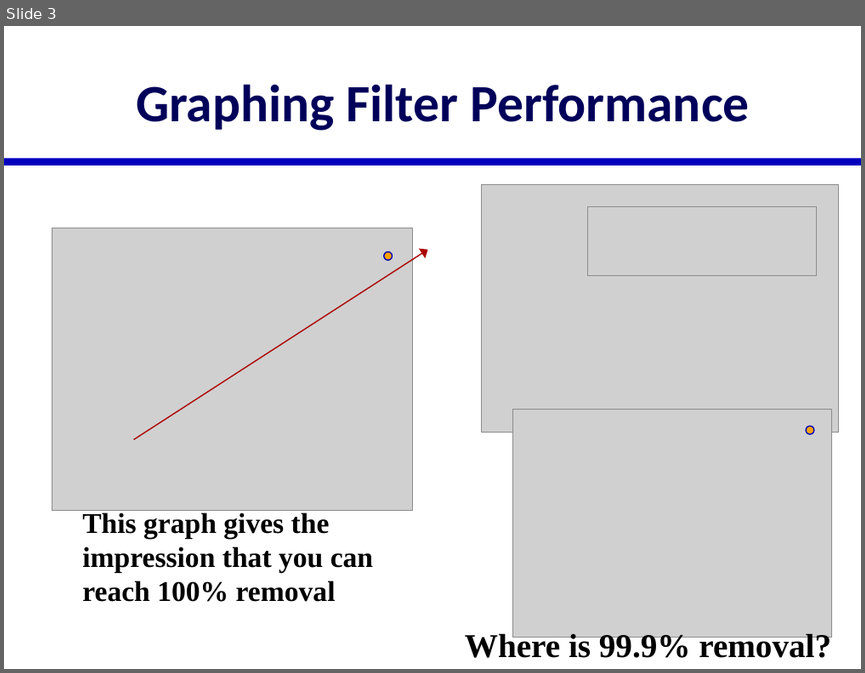
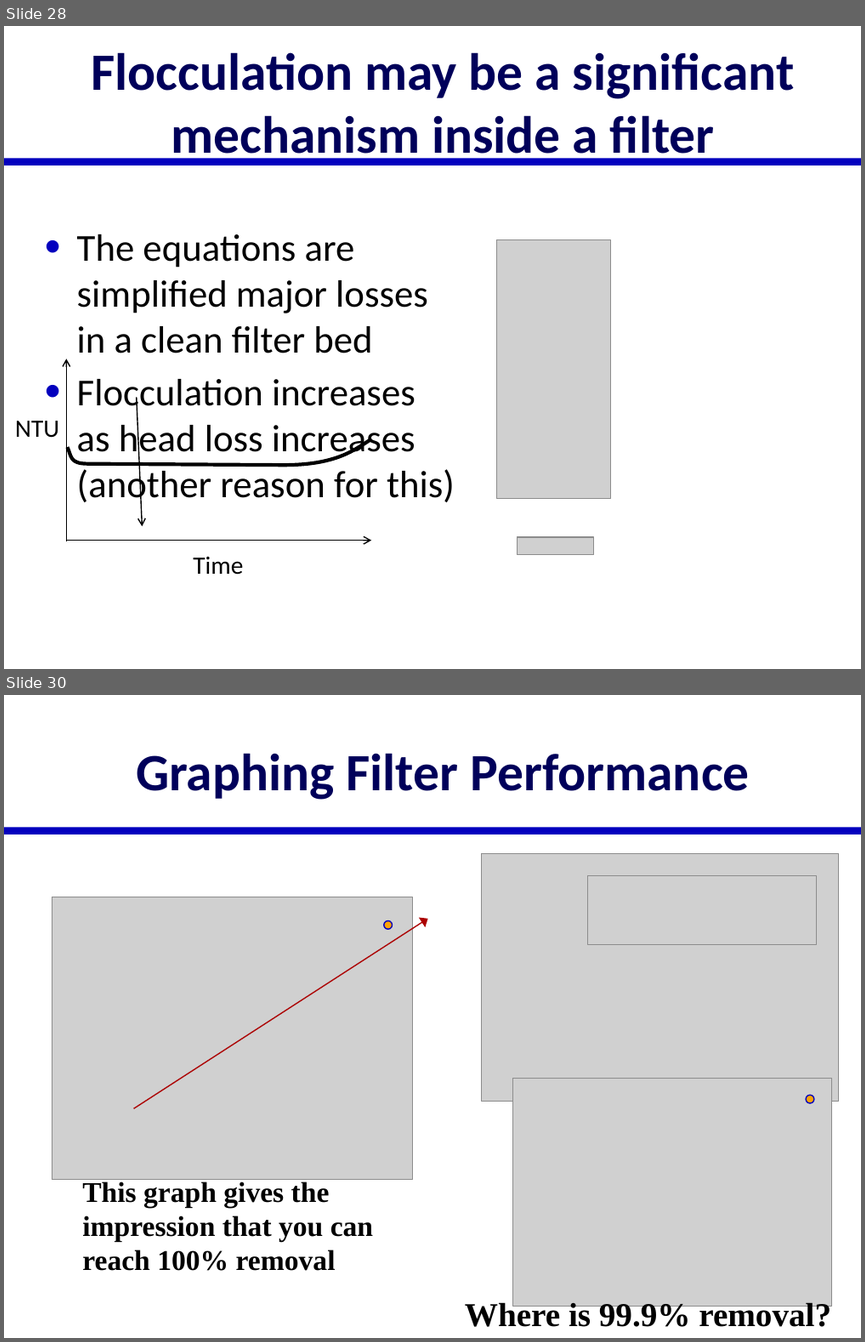
Before and after one commit to monroews/CEE4520Lectures, a slide deck: Extras/Filtration Extras.pptx. Shown one above the other, each under a label of ours: slide 3 before the commit, slides 28 and 30 after it; the slides between them are not shown. The pictures are 865x673 and 865x1342 pixels, drawn with LibreOffice and Linux fonts; fonts in the diff are those of the drawing; grey boxes stand for pictures. Boxes give left, top, right and bottom in pixels: in the first picture for what was removed or moved away, otherwise in the second. Text is boxed around its words. In the diff, an @@ line names an element or a change of style, - is before the commit and + after.

```diff
--- a/Extras/Filtration Extras.pptx
+++ b/Extras/Filtration Extras.pptx
@@ slide 28 added at (4, 26, 861, 669), background #FFFFFF; not listed: 1 template element that a slide beside it also shows @@
@@ title added at (91, 52, 794, 165), 44 pt, text #00005A, bold @@
+Flocculation may be a significant mechanism inside a filter
@@ text added at (77, 234, 454, 507), 32 pt, text #000000 @@
+• The equations are simplified major losses in a clean filter bed
+• Flocculation increases as head loss increases (another reason for this)
@@ picture added at (497, 240, 611, 498) @@
@@ arrow added from (137, 397) to (142, 527), #000000 1 pt @@
@@ freeform shape added at (68, 439, 371, 465), outline #000000 3 pt @@
@@ group added at (15, 358, 371, 574): 2 arrows, 2 texts @@
+NTU
+Time
@@ picture added at (517, 537, 592, 554) @@
@@ what was slide 3 is now slide 30 @@
```
Also in this commit, not shown: 3 slides changed, 26 other slides added, 4 other files.
